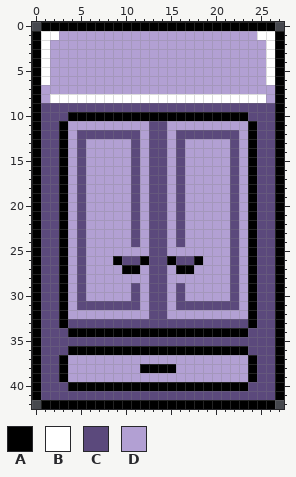
A pixel-art file gets an edit: assets/sprites/projects/wardrobe.aseprite. Above is the file before it was changed.
28x43 pixels, 1 frame.
Visible layers, top first: "Layer 2" colour, "Layer 1".
Palette (. is transparent): A #000000  B #ffffff  C #5b497c  D #b2a0d3
Pixels before, first column x 0:
 0 .AAAAAAAAAAAAAAAAAAAAAAAAAA.
 1 ABBDDDDDDDDDDDDDDDDDDDDDDBBA
 2 ABDDDDDDDDDDDDDDDDDDDDDDDDBA
 3 ABDDDDDDDDDDDDDDDDDDDDDDDDBA
 4 ABDDDDDDDDDDDDDDDDDDDDDDDDBA
 5 ABDDDDDDDDDDDDDDDDDDDDDDDDBA
 6 ABDDDDDDDDDDDDDDDDDDDDDDDDBA
 7 ADDDDDDDDDDDDDDDDDDDDDDDDDDA
 8 ADBBBBBBBBBBBBBBBBBBBBBBBBDA
 9 ACCCCCCCCCCCCCCCCCCCCCCCCCCA
10 ACCCAAAAAAAAAAAAAAAAAAAACCCA
11 ACCADDDDDDDDDCCDDDDDDDDDACCA
12 ACCADCCCCCCCDCCDCCCCCCCDACCA
13 ACCADCDDDDDCDCCDCDDDDDCDACCA
14 ACCADCDDDDDCDCCDCDDDDDCDACCA
15 ACCADCDDDDDCDCCDCDDDDDCDACCA
16 ACCADCDDDDDCDCCDCDDDDDCDACCA
17 ACCADCDDDDDCDCCDCDDDDDCDACCA
18 ACCADCDDDDDCDCCDCDDDDDCDACCA
19 ACCADCDDDDDCDCCDCDDDDDCDACCA
20 ACCADCDDDDDCDCCDCDDDDDCDACCA
21 ACCADCDDDDDCDCCDCDDDDDCDACCA
22 ACCADCDDDDDCDCCDCDDDDDCDACCA
23 ACCADCDDDDDCDCCDCDDDDDCDACCA
24 ACCADCDDDDDCDCCDCDDDDDCDACCA
25 ACCADCDDDDDDDCCDDDDDDDCDACCA
26 ACCADCDDDACCACCACCADDDCDACCA
27 ACCADCDDDDAADCCDAADDDDCDACCA
28 ACCADCDDDDDDDCCDDDDDDDCDACCA
29 ACCADCDDDDDCDCCDCDDDDDCDACCA
30 ACCADCDDDDDCDCCDCDDDDDCDACCA
31 ACCADCCCCCCCDCCDCCCCCCCDACCA
32 ACCADDDDDDDDDCCDDDDDDDDDACCA
33 ACCACCCCCCCCCCCCCCCCCCCCACCA
34 ACCCAAAAAAAAAAAAAAAAAAAACCCA
35 ACCCCCCCCCCCCCCCCCCCCCCCCCCA
36 ACCCAAAAAAAAAAAAAAAAAAAACCCA
37 ACCADDDDDDDDDDDDDDDDDDDDACCA
38 ACCADDDDDDDDAAAADDDDDDDDACCA
39 ACCADDDDDDDDDDDDDDDDDDDDACCA
40 ACCCAAAAAAAAAAAAAAAAAAAACCCA
41 ACCCCCCCCCCCCCCCCCCCCCCCCCCA
42 .AAAAAAAAAAAAAAAAAAAAAAAAAA.
Now the later version:
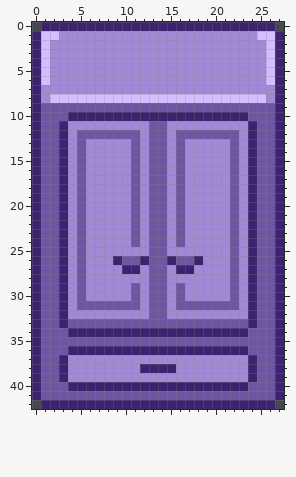
From old to new:
Colour A changes from #000000 to #3d236f.
Colour B changes from #ffffff to #d4beff.
Colour C changes from #5b497c to #7056a2.
Colour D changes from #b2a0d3 to #a389d5.
Changed places in both pictures, as pixel boxes (x1, y1, x2, y2):
changed: (32, 22, 284, 409)
